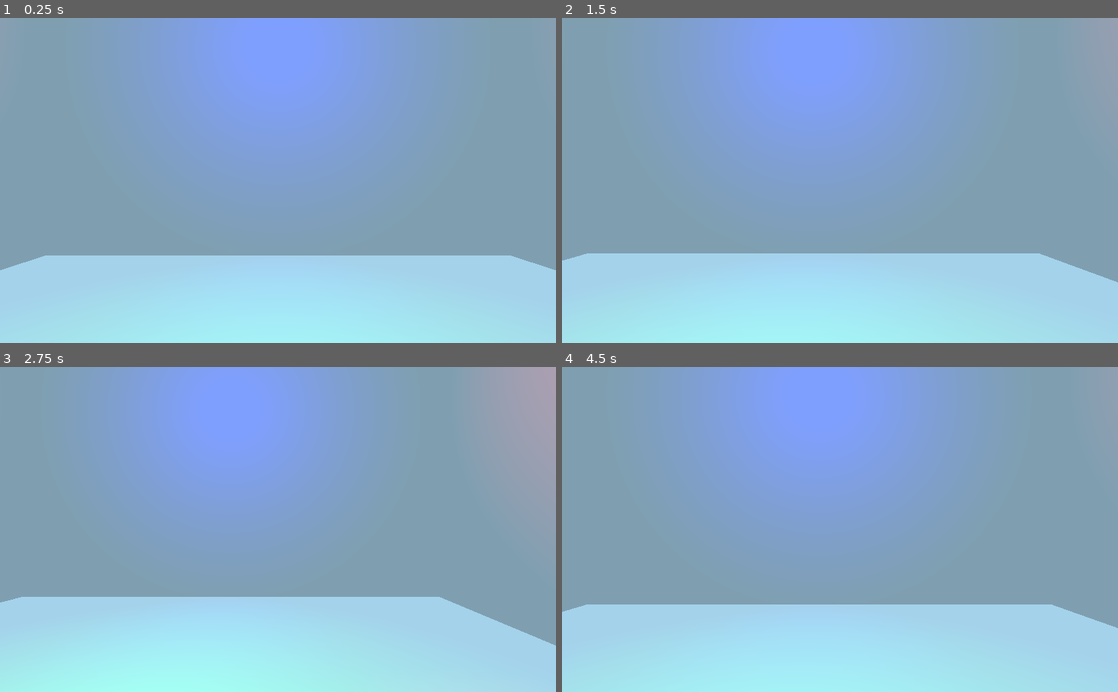
Above: before the commit, frames 1-4 (two rows, left to right).
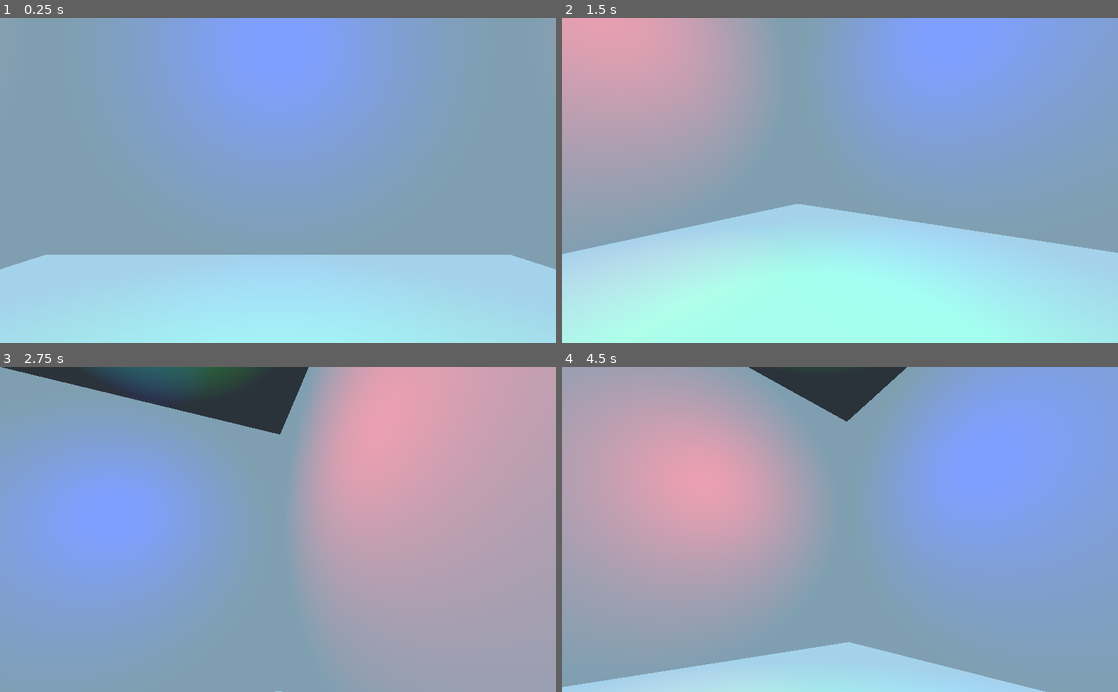
Above: after the commit, the same moments.

Repository: Krazy-J/door-in-the-wall
Game: Godot game, scene res://Main.tscn
Two runs of this game, one before a commit and one after it. Both use one fixed random seed, a clock stepped at 60 frames per second and the inputs below.
Inputs (mouse positions are in pixels of both pictures, inside the frame that each line leads up to):
- Up to frame 1 (0.25 s): no input
- Up to frame 2 (1.5 s): tap Enter at 0.5 s; move the mouse to (962, 164) at 0.52 s; press the mouse at (962, 164) at 0.53 s; hold D (move_right) 0.53-1.28 s; move the mouse to (728, 196) at 1.27 s; release the mouse at (728, 196) at 1.28 s; hold S (move_back) from 1.28 s (still down); click (728, 196) at 1.35 s
- Up to frame 3 (2.75 s): move the mouse to (333, 458) at 2.02 s; release S (move_back) at 2.03 s; press the mouse at (333, 458) at 2.03 s; hold D (move_right) from 2.03 s (still down)
- Up to frame 4 (4.5 s): move the mouse to (812, 594) at 2.77 s; release D (move_right) at 2.78 s; release the mouse at (812, 594) at 2.78 s; hold W (move_forward) 2.78-3.53 s; click (812, 594) at 2.85 s; move the mouse to (1006, 578) at 3.52 s; press the mouse at (1006, 578) at 3.53 s; hold A (move_left) from 3.53 s (still down); move the mouse to (673, 480) at 4.27 s; release the mouse at (673, 480) at 4.28 s; click (673, 480) at 4.35 s

The runs differ from the first frame. In frame 1, 0.2% of the frame differs, in the area x 0-100%, y 72-78%; in frame 2, 57%; in frame 3, 88%, in the area x 0-100%, y 0-100%; in frame 4, 82%.

Commit message:
Player camera movement

Diff:
--- a/Main.tscn
+++ b/Main.tscn
@@ -1,7 +1,7 @@
 [gd_scene load_steps=3 format=2]
 
 [ext_resource path="res://rooms/Test.tscn" type="PackedScene" id=1]
-[ext_resource path="res://player-scene/player.tscn" type="PackedScene" id=2]
+[ext_resource path="res://player/player.tscn" type="PackedScene" id=2]
 
 [node name="Spatial" type="Spatial"]
 
--- a/player-scene/player.gd
+++ b/player/player.gd
@@ -1,16 +1,22 @@
 extends RigidBody
 
 
-export var speed = 100.0;
-export var mouse_sensitivity = 0.002; # radians/pixel
+var speed = 200.0;
+var mouse_sensitivity = 0.003; # radians/pixel
 
 onready var camera = $Pivot/Camera
 
 func _ready():
-	pass # Replace with function body.
+	Input.set_mouse_mode(Input.MOUSE_MODE_CAPTURED);
 
 #func _process(delta):
 #	pass
+
+func _input(event):
+    if event.is_action_pressed("mouse_0"):
+        Input.set_mouse_mode(Input.MOUSE_MODE_CAPTURED);
+    if event.is_action_pressed("exit_mouse"):
+        Input.set_mouse_mode(Input.MOUSE_MODE_VISIBLE);
 
 func get_input():
 	var input_dir = Vector3()
--- a/player-scene/player.tscn
+++ b/player/player.tscn
@@ -1,6 +1,6 @@
 [gd_scene load_steps=3 format=2]
 
-[ext_resource path="res://player-scene/player.gd" type="Script" id=1]
+[ext_resource path="res://player/player.gd" type="Script" id=1]
 
 [sub_resource type="CapsuleShape" id=1]
 height = 2.0
@@ -12,9 +12,9 @@
 script = ExtResource( 1 )
 
 [node name="Pivot" type="Spatial" parent="."]
+transform = Transform( 1, 0, 0, 0, 1, 0, 0, 0, 1, 0, 1.2, 0 )
 
 [node name="Camera" type="ClippedCamera" parent="Pivot"]
-transform = Transform( 1, 0, 0, 0, 1, 0, 0, 0, 1, 0, 1.23294, 0 )
 
 [node name="CollisionShape" type="CollisionShape" parent="."]
 transform = Transform( 1, 0, 0, 0, -4.37114e-008, -1, 0, 1, -4.37114e-008, 0, 0, 0 )
--- a/project.godot
+++ b/project.godot
@@ -41,6 +41,16 @@
 "events": [ Object(InputEventKey,"resource_local_to_scene":false,"resource_name":"","device":0,"alt":false,"shift":false,"control":false,"meta":false,"command":false,"pressed":false,"scancode":68,"unicode":0,"echo":false,"script":null)
  ]
 }
+mouse_0={
+"deadzone": 0.5,
+"events": [ Object(InputEventMouseButton,"resource_local_to_scene":false,"resource_name":"","device":0,"alt":false,"shift":false,"control":false,"meta":false,"command":false,"button_mask":0,"position":Vector2( 0, 0 ),"global_position":Vector2( 0, 0 ),"factor":1.0,"button_index":1,"pressed":false,"doubleclick":false,"script":null)
+ ]
+}
+exit_mouse={
+"deadzone": 0.5,
+"events": [ Object(InputEventKey,"resource_local_to_scene":false,"resource_name":"","device":0,"alt":false,"shift":false,"control":false,"meta":false,"command":false,"pressed":false,"scancode":16777217,"unicode":0,"echo":false,"script":null)
+ ]
+}
 
 [rendering]
 
